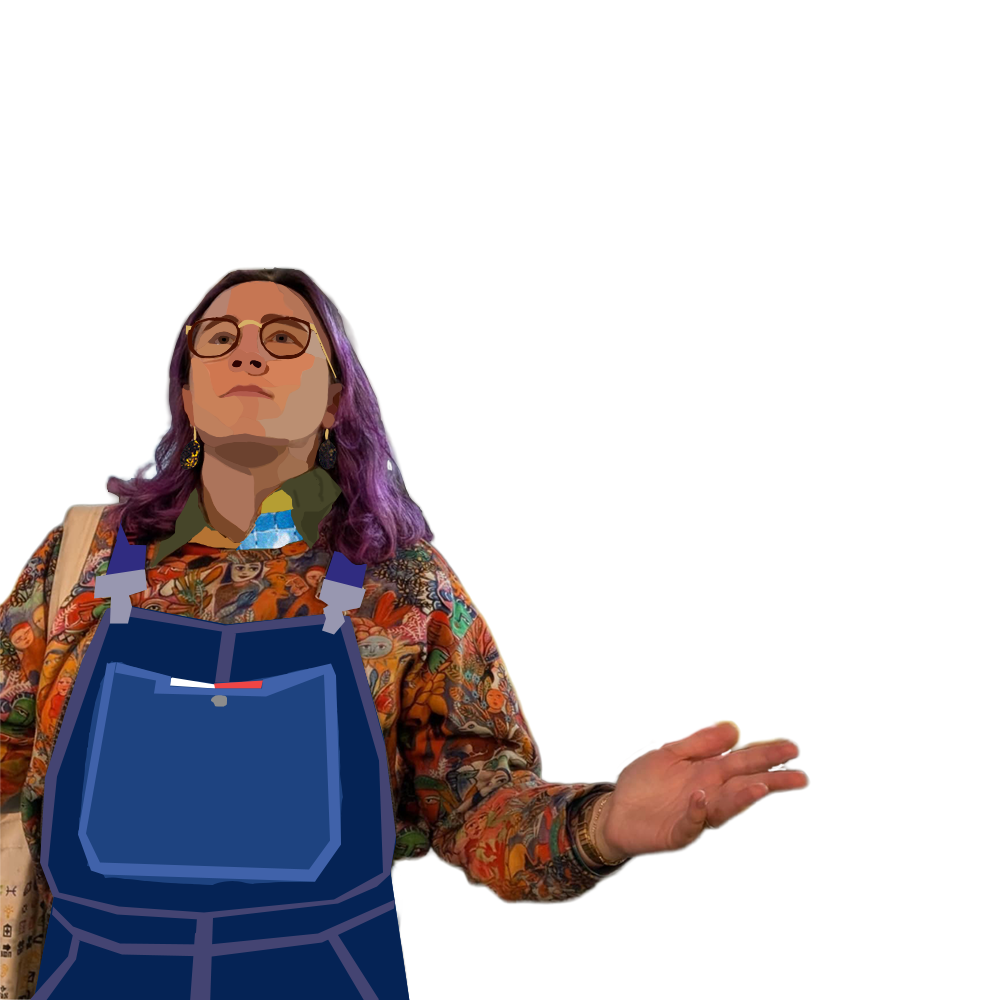
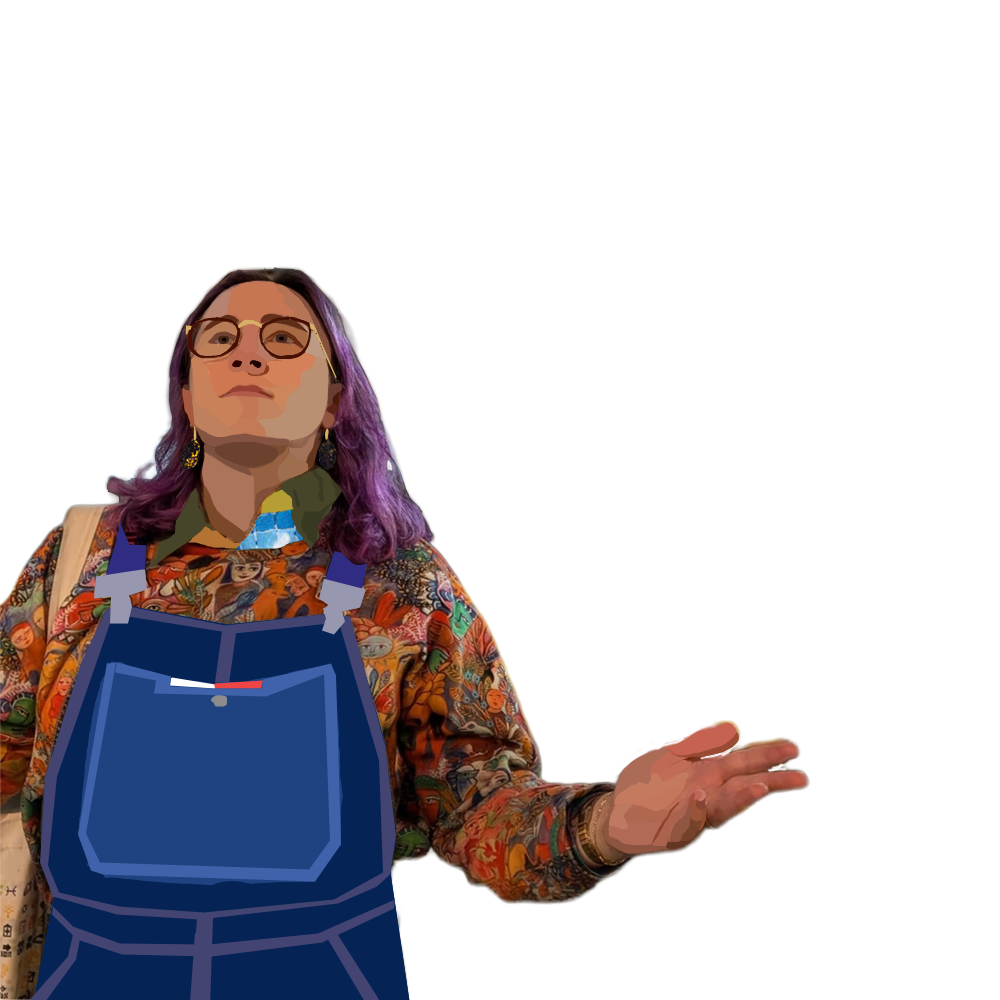
Layers edited between the first and the second 1000×1000 image:
added layer "Layer 10" above "467330651_10161443051790804_7580102229977389220_n" over [604, 722, 739, 854]
painted on "467330651_10161443051790804_7580102229977389220_n" over [656, 736, 741, 760]
